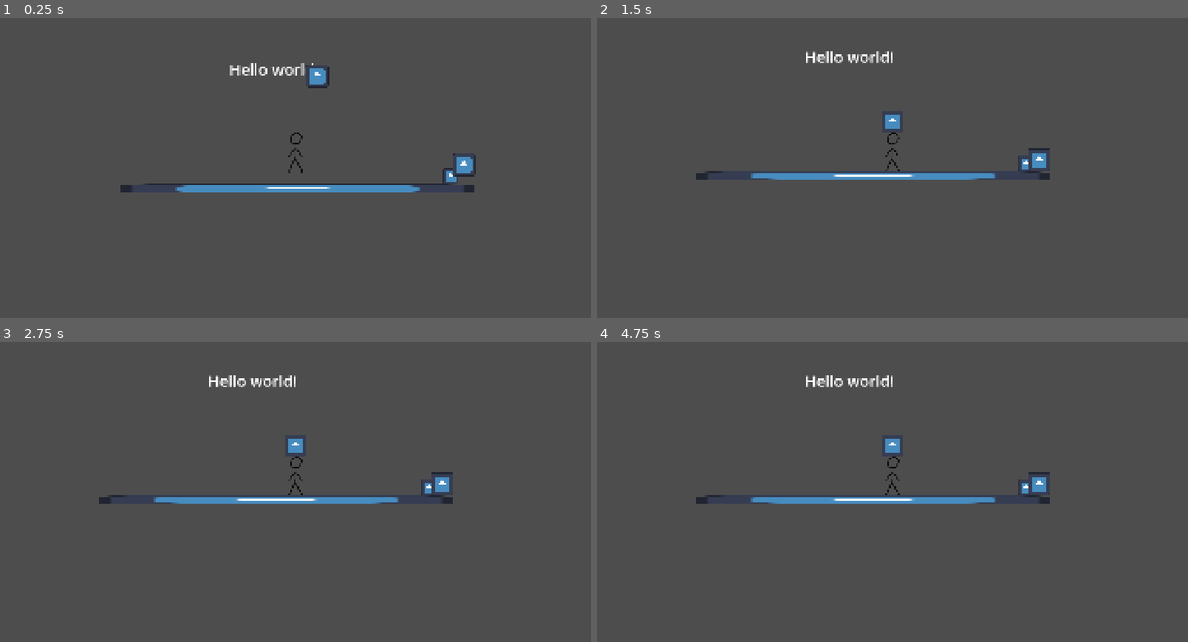
Above: before the commit, frames 1-4 (two rows, left to right).
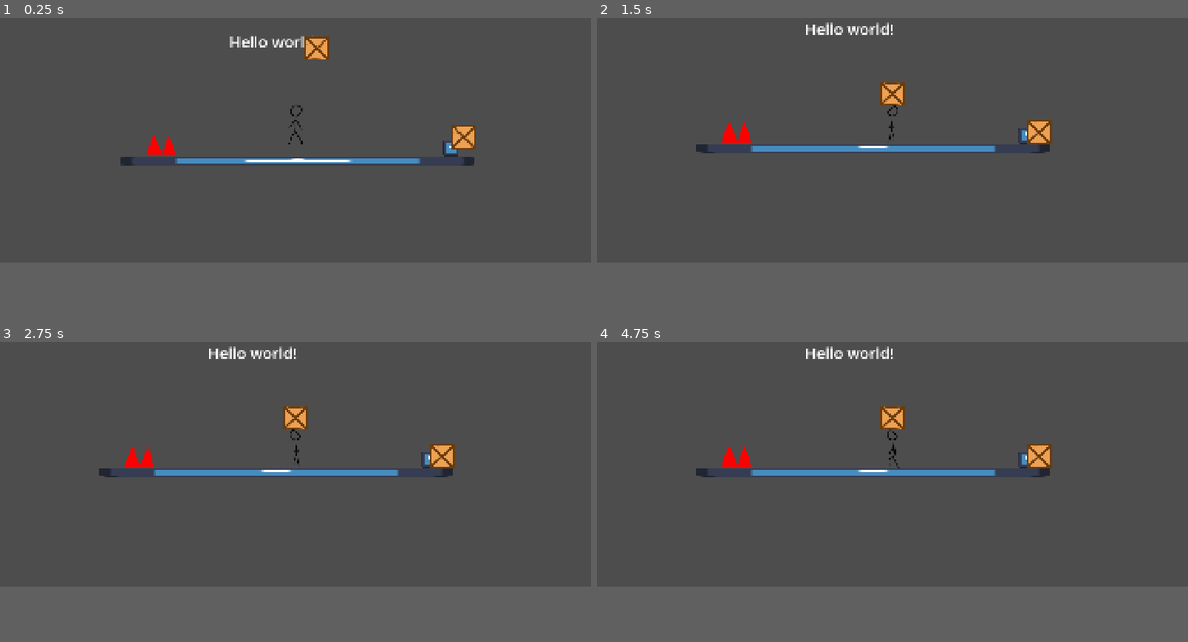
Above: after the commit, the same moments.

Repository: Crimbane/puzzle-platformer
Game: Godot game, scene res://Scenes/main.tscn
Same seed, same stepped clock (60 frames per second), same inputs: the game is played once before the commit and once after it. The engine's default icon, where the game draws it, is replaced by a stand-in: a white triangle on a blue panel in a dark square.
Inputs:
- Up to frame 1 (0.25 s): no input
- Up to frame 2 (1.5 s): hold D (Move Right) from 0.53 s (still down); tap Space (Jump) at 0.77 s; tap Enter at 1.25 s
- Up to frame 3 (2.75 s): tap Space (Jump) at 1.52, 2 s; release D (Move Right) at 2.03 s; hold A (Move Left) from 2.03 s (still down)
- Up to frame 4 (4.75 s): tap Enter at 2.75, 4.25 s; release A (Move Left) at 2.78 s; hold D (Move Right) 2.78-4.28 s; tap Space (Jump) at 3.02, 3.5, 3.77, 4.52 s; hold A (Move Left) from 4.28 s (still down)
In our replay, the window is 800x450 before the commit and 800x375 after it. These sizes can differ from the game's own. Grey fills any space a smaller window leaves; there, only what the larger window draws over its background counts as a difference.

The runs differ from the first frame. In frame 1, 4.2% of the frame differs, in the area x 20-81%, y 6-59%; in frame 2, 3.9%; in frame 3, 3.9%; in frame 4, 3.9%.

Commit message:
Added sprites, spikes, walk anim
Changed viewport to 900 so I can click X instead of alt F4.
Added box, spikes sprites.
Added hit signal that teleports you back to spawn.
Added walk animation that activates when you move.

Diff:
--- a/Scenes/box.tscn
+++ b/Scenes/box.tscn
@@ -1,6 +1,6 @@
 [gd_scene format=3 uid="uid://c1oavcobkgy8b"]
 
-[ext_resource type="Texture2D" uid="uid://qya0wfq1g5qo" path="res://Assets/icon.svg" id="1_xkb4e"]
+[ext_resource type="Texture2D" uid="uid://bb2w7f6wp3bin" path="res://Assets/Art/Box.png" id="1_xkb4e"]
 
 [sub_resource type="CircleShape2D" id="CircleShape2D_jjvhh"]
 radius = 37.0
--- a/Scenes/main.tscn
+++ b/Scenes/main.tscn
@@ -5,6 +5,7 @@
 [ext_resource type="PackedScene" uid="uid://c1oavcobkgy8b" path="res://Scenes/box.tscn" id="4_21xkr"]
 [ext_resource type="Script" uid="uid://c7g5uenlqcmbh" path="res://Scripts/button.gd" id="4_jjvhh"]
 [ext_resource type="Texture2D" uid="uid://qya0wfq1g5qo" path="res://Assets/icon.svg" id="4_kry3j"]
+[ext_resource type="PackedScene" uid="uid://qym1xj7gedbt" path="res://Scenes/spikes.tscn" id="6_21xkr"]
 
 [sub_resource type="RectangleShape2D" id="RectangleShape2D_nrqo6"]
 size = Vector2(1147, 31)
@@ -52,5 +53,9 @@
 [node name="Box2" parent="." unique_id=1019390414 instance=ExtResource("4_21xkr")]
 position = Vector2(1144, 411)
 
+[node name="Spikes" parent="." unique_id=681417153 instance=ExtResource("6_21xkr")]
+position = Vector2(122, 493)
+
 [connection signal="body_entered" from="Button" to="Button" method="_on_body_entered"]
 [connection signal="body_exited" from="Button" to="Button" method="_on_body_exited"]
+[connection signal="body_entered" from="Spikes" to="Player" method="_on_spikes_body_entered"]
--- a/Scenes/player.tscn
+++ b/Scenes/player.tscn
@@ -1,8 +1,6 @@
 [gd_scene format=3 uid="uid://bdw1uarwohnlv"]
 
 [ext_resource type="Script" uid="uid://dhdf6qakv7chr" path="res://Scripts/player.gd" id="1_fkybt"]
-[ext_resource type="PackedScene" uid="uid://3a6q6voh5ogr" path="res://Scenes/sprite_2d.tscn" id="1_vgqql"]
-[ext_resource type="Texture2D" path="res://Assets/Art/Player idle 0.png" id="2_fkybt"]
 [ext_resource type="Texture2D" uid="uid://c60jbp71pcrmk" path="res://Assets/Art/Player/Player idle 0.png" id="4_x3wgy"]
 [ext_resource type="Texture2D" uid="uid://dvd2tpm5too1b" path="res://Assets/Art/Player/Player idle 1.png" id="5_3smsa"]
 [ext_resource type="Texture2D" uid="uid://d2l01fxrg0c3y" path="res://Assets/Art/Player/Player idle 2.png" id="6_8erm5"]
@@ -55,11 +53,6 @@
 [node name="CharacterBody2D" type="CharacterBody2D" unique_id=1687183133]
 script = ExtResource("1_fkybt")
 
-[node name="Player Sprite" parent="." unique_id=1787457727 instance=ExtResource("1_vgqql")]
-visible = false
-position = Vector2(0, 0)
-texture = ExtResource("2_fkybt")
-
 [node name="CollisionShape2D" type="CollisionShape2D" parent="." unique_id=1537390055]
 position = Vector2(0.5, 1.5)
 shape = SubResource("RectangleShape2D_8erm5")
@@ -68,5 +61,8 @@
 
 [node name="AnimatedSprite2D" type="AnimatedSprite2D" parent="." unique_id=1837813518]
 sprite_frames = SubResource("SpriteFrames_f1ek2")
-animation = &"idle"
+animation = &"walk"
 autoplay = "idle"
+frame_progress = 0.27876675
+
+[connection signal="hit" from="." to="." method="_on_hit"]
--- /dev/null
+++ b/Scenes/spikes.tscn
@@ -0,0 +1,15 @@
+[gd_scene format=3 uid="uid://qym1xj7gedbt"]
+
+[ext_resource type="Texture2D" uid="uid://b015if8axqh78" path="res://Assets/Art/Spikes.png" id="1_aj3k7"]
+
+[sub_resource type="RectangleShape2D" id="RectangleShape2D_fyjvv"]
+size = Vector2(89, 62)
+
+[node name="Spikes" type="Area2D" unique_id=681417153]
+
+[node name="CollisionShape2D" type="CollisionShape2D" parent="." unique_id=1984101738]
+position = Vector2(11.5, 1)
+shape = SubResource("RectangleShape2D_fyjvv")
+
+[node name="Sprite2D" type="Sprite2D" parent="." unique_id=246399482]
+texture = ExtResource("1_aj3k7")
--- a/Scripts/player.gd
+++ b/Scripts/player.gd
@@ -1,10 +1,29 @@
 extends CharacterBody2D
 
+#char sprite is 1080 / 8 = 135 pixels tall
+
+signal hit
 
 const SPEED = 300.0
 const JUMP_VELOCITY = -400.0
 var pushForce = 2000
+var initialPosition
 @onready var body: CharacterBody2D = get_node(".")
+
+func _ready() -> void:
+	initialPosition = global_position
+
+func _process(delta):
+	if velocity.x == 0:
+		$AnimatedSprite2D.animation = "idle"
+	if velocity.x > 0:
+		$AnimatedSprite2D.animation = "walk"
+		$AnimatedSprite2D.flip_h = false
+	if velocity.x < 0:
+		$AnimatedSprite2D.animation = "walk"
+		$AnimatedSprite2D.flip_h = true
+
+
 
 func _physics_process(delta: float) -> void:
 	# Add the gravity.
@@ -33,3 +52,10 @@
 				box.apply_central_force(col.get_normal() * -pushForce)
 
 # Changed the script
+
+func _on_spikes_body_entered(body: Node2D) -> void:
+	hit.emit()
+
+
+func _on_hit() -> void:
+	global_position = initialPosition
--- a/project.godot
+++ b/project.godot
@@ -18,17 +18,12 @@
 [display]
 
 window/size/viewport_width=1920
-window/size/viewport_height=1080
+window/size/viewport_height=900
 window/stretch/mode="canvas_items"
 window/stretch/aspect="expand"
 
 [input]
 
-jump={
-"deadzone": 0.2,
-"events": [Object(InputEventKey,"resource_local_to_scene":false,"resource_name":"","device":-1,"window_id":0,"alt_pressed":false,"shift_pressed":false,"ctrl_pressed":false,"meta_pressed":false,"pressed":false,"keycode":0,"physical_keycode":84,"key_label":0,"unicode":116,"location":0,"echo":false,"script":null)
-]
-}
 Jump={
 "deadzone": 0.2,
 "events": [Object(InputEventKey,"resource_local_to_scene":false,"resource_name":"","device":16,"window_id":0,"alt_press …(190 unchanged characters)…
Binary file added: Assets/Art/Box.png
Not shown, added: Assets/Art/Box.png.import
Binary file added: Assets/Art/Spikes.png
Not shown, added: Assets/Art/Spikes.png.import
